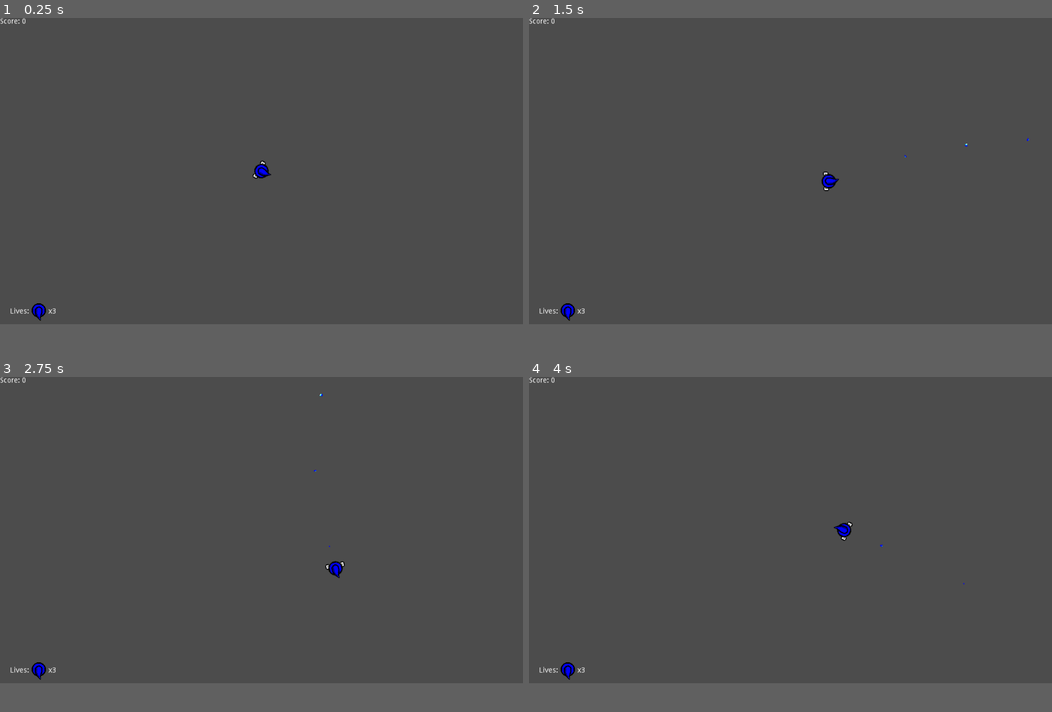
Above: before the commit, frames 1-4 (two rows, left to right).
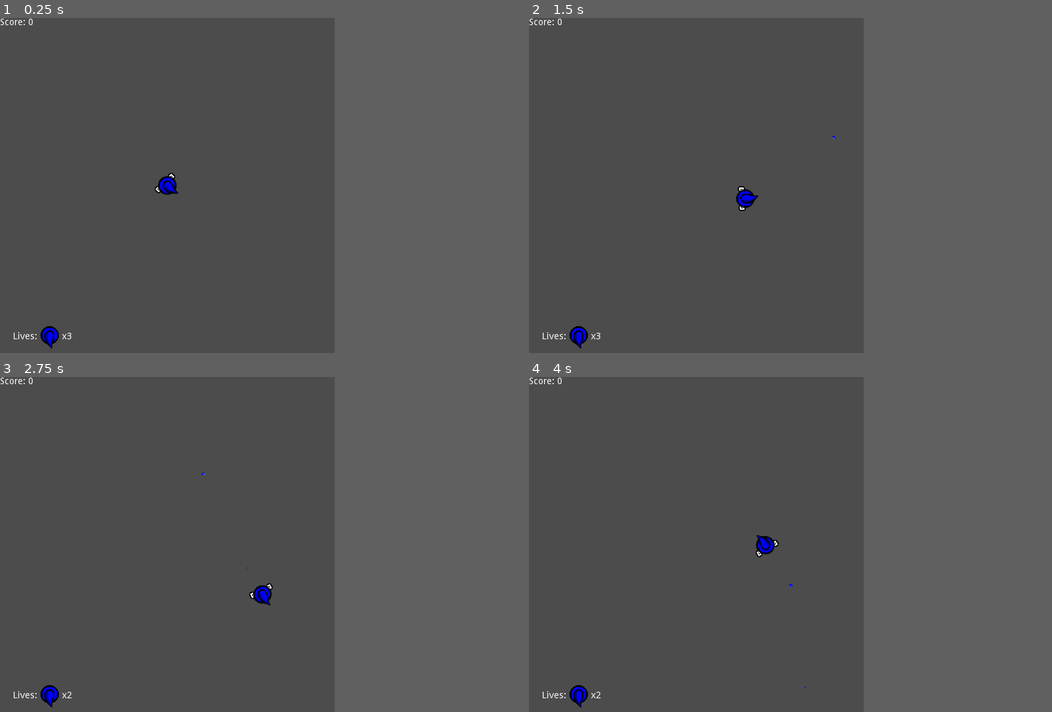
Above: after the commit, the same moments.

Repository: taylorhansen/Blue-vs-The-Sandwich-Invasion
Game: Godot game, scene res://world/World.tscn
Two runs of this game, one before a commit and one after it. Both use one fixed random seed, a clock stepped at 60 frames per second and the inputs below.
Inputs (mouse positions are in pixels of both pictures, inside the frame that each line leads up to):
- Up to frame 1 (0.25 s): no input
- Up to frame 2 (1.5 s): tap Enter at 0.5 s; move the mouse to (905, 155) at 0.52 s; press the mouse at (905, 155) at 0.53 s; hold D (move_right) 0.53-1.28 s; move the mouse to (685, 185) at 1.27 s; release the mouse at (685, 185) at 1.28 s; hold S (move_down) from 1.28 s (still down); click (685, 185) at 1.35 s
- Up to frame 3 (2.75 s): move the mouse to (313, 464) at 2.02 s; release S (move_down) at 2.03 s; press the mouse at (313, 464) at 2.03 s; hold D (move_right) from 2.03 s (still down)
- Up to frame 4 (4 s): move the mouse to (764, 591) at 2.77 s; release D (move_right) at 2.78 s; release the mouse at (764, 591) at 2.78 s; hold W (move_up) 2.78-3.53 s; click (764, 591) at 2.85 s; move the mouse to (947, 574) at 3.52 s; press the mouse at (947, 574) at 3.53 s; hold A (move_left) from 3.53 s (still down)
In our replay, the window is 800x468 before the commit and 512x512 after it. These sizes can differ from the game's own. Grey fills any space a smaller window leaves; there, only what the larger window draws over its background counts as a difference.

The runs differ from the first frame. In frame 1, 0.7% of the frame differs, in the area x 0-52%, y 0-99%; in frame 2, 0.7%, in the area x 0-96%, y 0-99%; in frame 3, 0.7%; in frame 4, 0.7%.

Commit message:
Change window dimensions to 512x512

Diff:
--- a/fireball/Fireball.tscn
+++ b/fireball/Fireball.tscn
@@ -8,7 +8,7 @@
 custom_solver_bias = 0.0
 radius = 8.0
 
-[node name="Fireball" type="Area2D" index="0"]
+[node name="Fireball" type="Area2D"]
 
 input_pickable = true
 gravity_vec = Vector2( 0, 1 )
@@ -38,7 +38,6 @@
 hframes = 4
 region_enabled = true
 region_rect = Rect2( 0, 0, 16, 16 )
-_sections_unfolded = [ "Animation" ]
 
 [node name="AnimationTimer" type="Timer" parent="Sprite" index="0"]
 
--- a/project.godot
+++ b/project.godot
@@ -20,7 +20,9 @@
 
 [display]
 
-window/stretch/mode="viewport"
+window/size/width=512
+window/size/height=512
+window/stretch/mode="2d"
 window/stretch/aspect="keep"
 
 [input]
--- a/world/World.tscn
+++ b/world/World.tscn
@@ -6,13 +6,13 @@
 [ext_resource path="res://player/hattop.tga" type="Texture" id=4]
 [ext_resource path="res://world/camera.gd" type="Script" id=5]
 
-[node name="World" type="Node"]
+[node name="World" type="Node" index="0"]
 
 script = ExtResource( 1 )
 
 [node name="Player" parent="." index="0" instance=ExtResource( 2 )]
 
-position = Vector2( 512, 300 )
+position = Vector2( 256, 256 )
 
 [node name="Enemies" type="Node" parent="." index="1"]
 
@@ -33,7 +33,7 @@
 
 [node name="Lives" type="Node2D" parent="HUD" index="0"]
 
-position = Vector2( 0, 568 )
+position = Vector2( 0, 480 )
 
 [node name="Label" type="Label" parent="HUD/Lives" index="0"]
 
@@ -115,8 +115,8 @@
 limit_right = 10000000
 limit_bottom = 10000000
 limit_smoothed = false
-drag_margin_h_enabled = true
-drag_margin_v_enabled = true
+drag_margin_h_enabled = false
+drag_margin_v_enabled = false
 smoothing_enabled = false
 smoothing_speed = 5.0
 offset_v = 0.0
